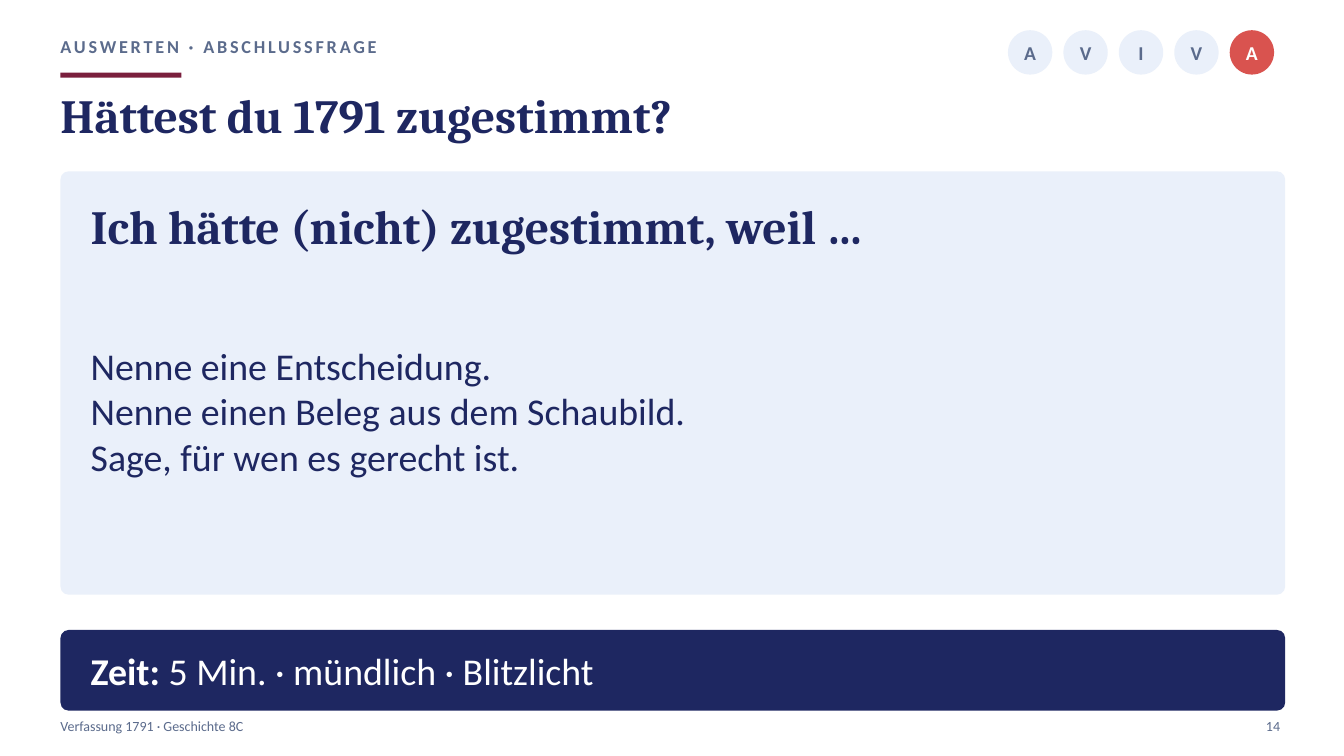
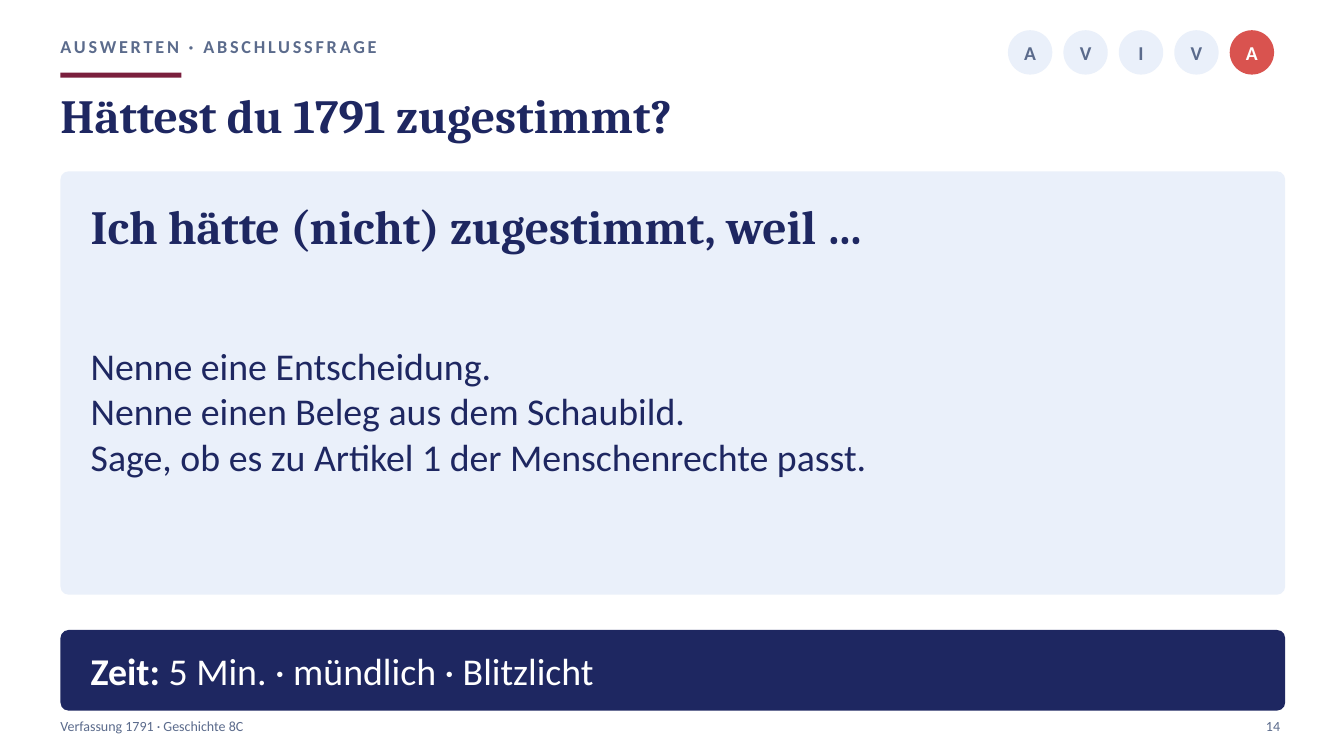
Before and after one commit to golzkonstantin-gif/Schule, a slide deck: slide 14 of Geschichte_8/Stunde5_Verfassung/Praesentation_Stunde5_Verfassung_8C.pptx. Drawn at 1344x756 pixels with LibreOffice and Linux fonts; fonts in the diff are those of the drawing. Boxes give left, top, right and bottom in pixels: in the first picture for what was removed or moved away, otherwise in the second. Text is boxed around its words. In the diff, an @@ line names an element or a change of style, - is before the commit and + after.

```diff
--- a/Geschichte_8/Stunde5_Verfassung/Praesentation_Stunde5_Verfassung_8C.pptx
+++ b/Geschichte_8/Stunde5_Verfassung/Praesentation_Stunde5_Verfassung_8C.pptx
@@ text at [91, 444, 866, 478]: text changed @@
-Sage, für wen es gerecht ist.
+Sage, ob es zu Artikel 1 der Menschenrechte passt.
```
Also in this commit, not shown: 3 other slides changed, 12 other files.
